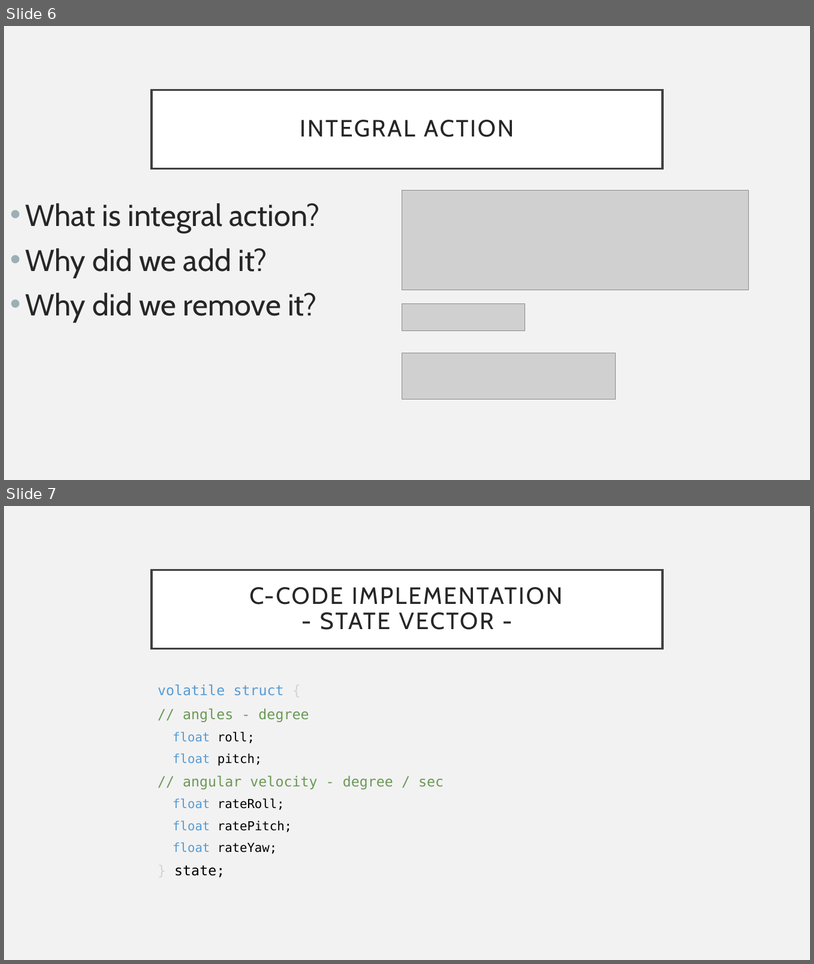
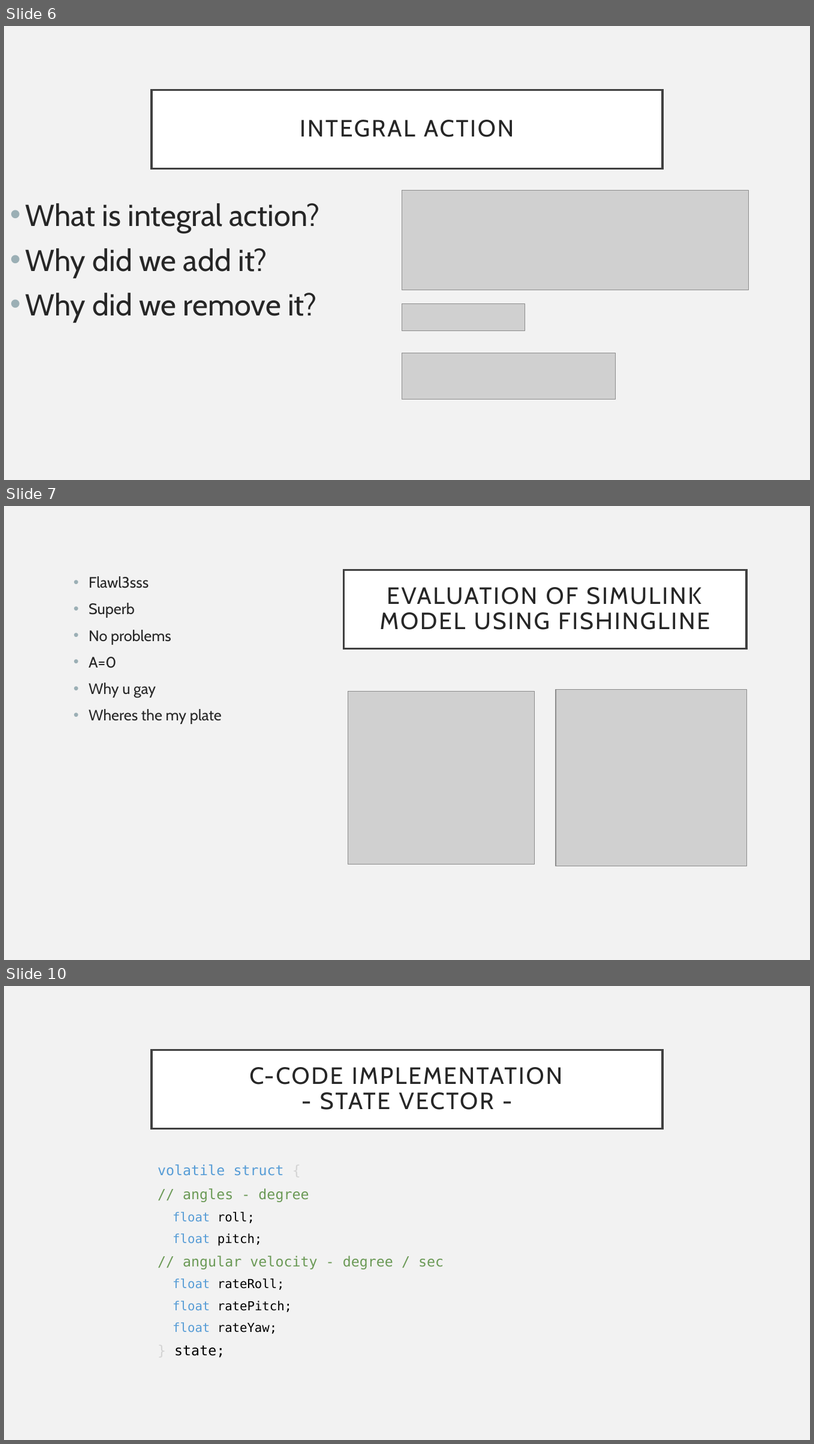
Before and after one commit to jonherz/quadcopter_g22, a slide deck: project_presentation/project_presentation.pptx. Shown one above the other, each under a label of ours: slides 6 and 7 before the commit, slides 6, 7 and 10 after it; the slides between them are not shown. The pictures are 814x964 and 814x1444 pixels, drawn with LibreOffice and Linux fonts; fonts in the diff are those of the drawing; grey boxes stand for pictures. Boxes give left, top, right and bottom in pixels: in the first picture for what was removed or moved away, otherwise in the second. Text is boxed around its words. In the diff, an @@ line names an element or a change of style, - is before the commit and + after.

```diff
--- a/project_presentation/project_presentation.pptx
+++ b/project_presentation/project_presentation.pptx
@@ slide 7 added at (x1=4, y1=506, x2=810, y2=960), background #F2F2F2 @@
@@ text added at (x1=89, y1=576, x2=222, y2=724), 18 pt, text #262626 @@
+• Flawl3sss
+• Superb
+• No problems
+• A=0
+• Why u gay
+• Wheres the my plate
@@ title added at (x1=344, y1=570, x2=747, y2=648), fill #FFFFFF, outline #404040 2.5 pt, 28 pt, text #262626 @@
+EVALUATION OF SIMULINK MODEL USING FISHINGLINE
@@ picture added at (x1=348, y1=692, x2=535, y2=864) @@
@@ picture added at (x1=557, y1=690, x2=747, y2=866) @@
@@ what was slide 7 is now slide 10 @@
```
Also in this commit, not shown: 2 other slides added, 2 other files.
